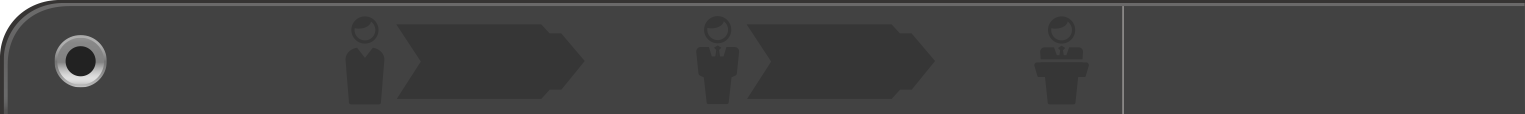
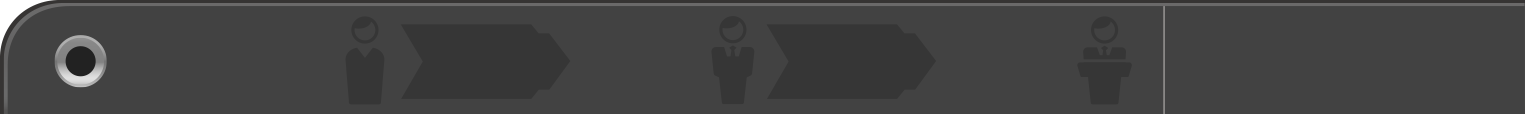
Two versions of the same layered image (1525 × 114). Layer-by-layer changes:
renamed "Vector Smart Object1" to "Vector Smart Object11", painted on it over [396, 6, 1165, 114]
